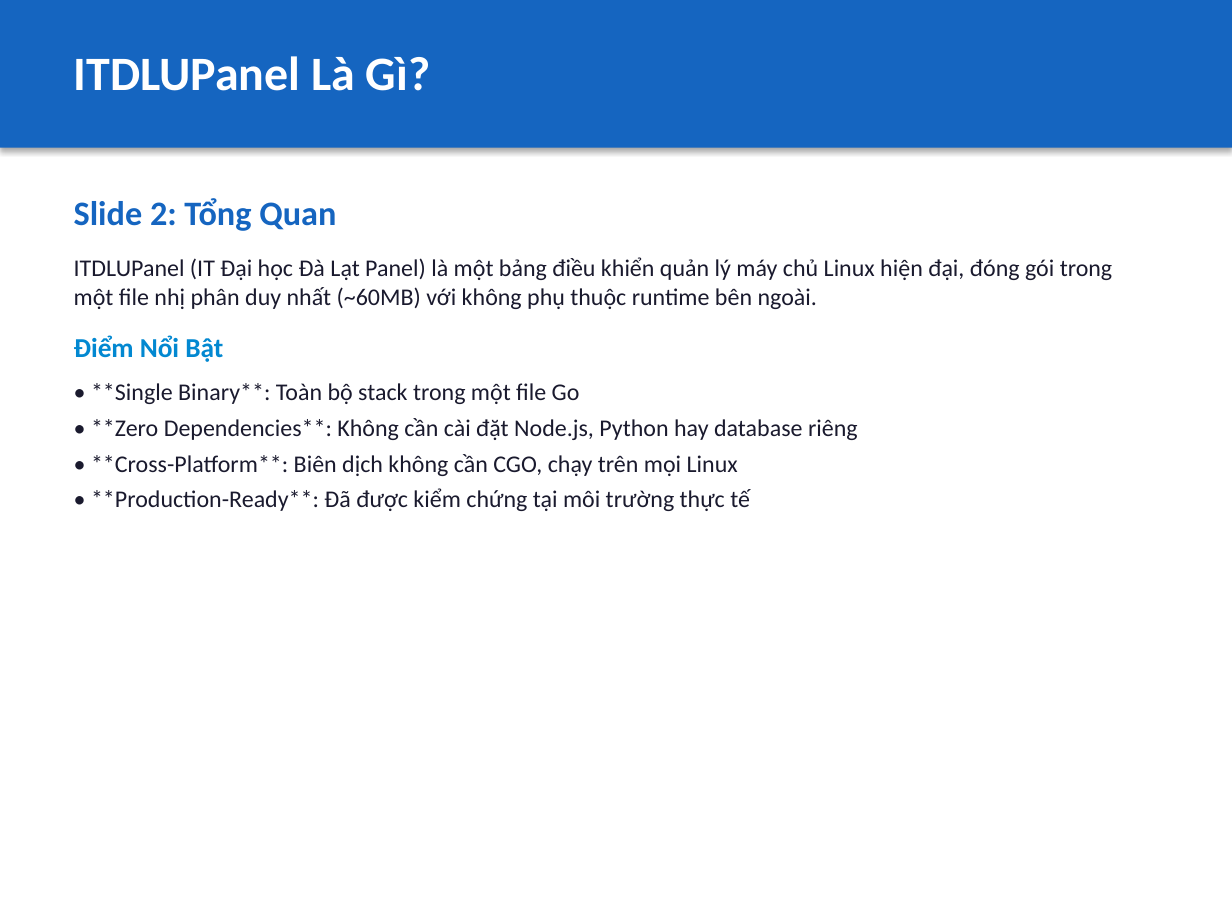
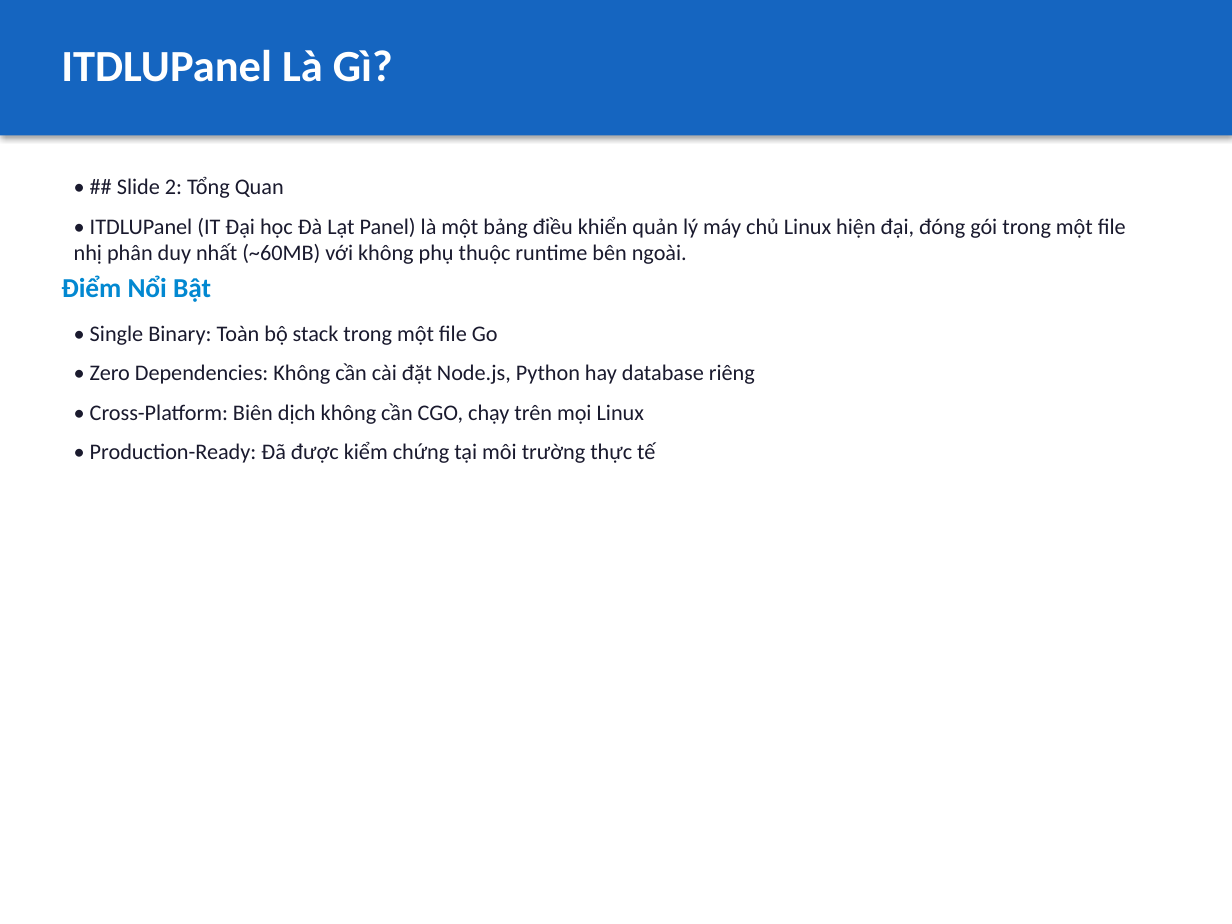
Before and after one commit to NguyenVanHuyDung/ITDLUPanel, a slide deck: slide 3 of docs/slides/01-introduction.pptx. Drawn at 1232x924 pixels with LibreOffice and Linux fonts; fonts in the diff are those of the drawing. Boxes give left, top, right and bottom in pixels: in the first picture for what was removed or moved away, otherwise in the second. Text is boxed around its words. In the diff, an @@ line names an element or a change of style, - is before the commit and + after.

```diff
--- a/docs/slides/01-introduction.pptx
+++ b/docs/slides/01-introduction.pptx
@@ rectangle: place and size @@
-rectangle at (0, 0, 1232, 148)
+rectangle at (0, 0, 1232, 136)
@@ text "ITDLUPanel Là Gì?": place and size @@
-text "ITDLUPanel Là Gì?" at (74, 56, 430, 91)
+text "ITDLUPanel Là Gì?" at (61, 49, 393, 82)
@@ text "ITDLUPanel Là Gì?" at (61, 49, 393, 82): size 28 to 26 pt @@
@@ text added at (117, 176, 284, 198), 13 pt, text #1A1A2E @@
+• ## Slide 2: Tổng Quan
@@ text at (74, 216, 1126, 264): text changed; size 14 to 13 pt @@
-Slide 2: Tổng Quan
-ITDLUPanel (IT Đại học Đà Lạt Panel) là một bảng điều khiển quản lý máy chủ Linux hiện đại, đóng gói trong một file nhị phân duy nhất (~60MB) với không phụ thuộc runtime bên ngoài.
-Điểm Nổi Bật
-• **Single Binary**: Toàn bộ stack trong một file Go
-• **Zero Dependencies**: Không cần cài đặt Node.js, Python hay database riêng
-• **Cross-Platform**: Biên dịch không cần CGO, chạy trên mọi Linux
-• **Production-Ready**: Đã được kiểm chứng tại môi trường thực tế
+• ITDLUPanel (IT Đại học Đà Lạt Panel) là một bảng điều khiển quản lý máy chủ Linux hiện đại, đóng gói trong một file nhị phân duy nhất (~60MB) với không phụ thuộc runtime bên ngoài.
@@ text added at (61, 275, 211, 302), 16 pt, text #0288D1, bold @@
+Điểm Nổi Bật
@@ text added at (90, 325, 498, 345), 13 pt, text #1A1A2E @@
+• Single Binary: Toàn bộ stack trong một file Go
@@ text added at (90, 363, 755, 384), 13 pt, text #1A1A2E @@
+• Zero Dependencies: Không cần cài đặt Node.js, Python hay database riêng
@@ text added at (90, 403, 644, 424), 13 pt, text #1A1A2E @@
+• Cross-Platform: Biên dịch không cần CGO, chạy trên mọi Linux
@@ text added at (90, 441, 655, 463), 13 pt, text #1A1A2E @@
+• Production-Ready: Đã được kiểm chứng tại môi trường thực tế
```
Also in this commit, not shown: 21 other slides changed, 1 slide added, 19 other files.
